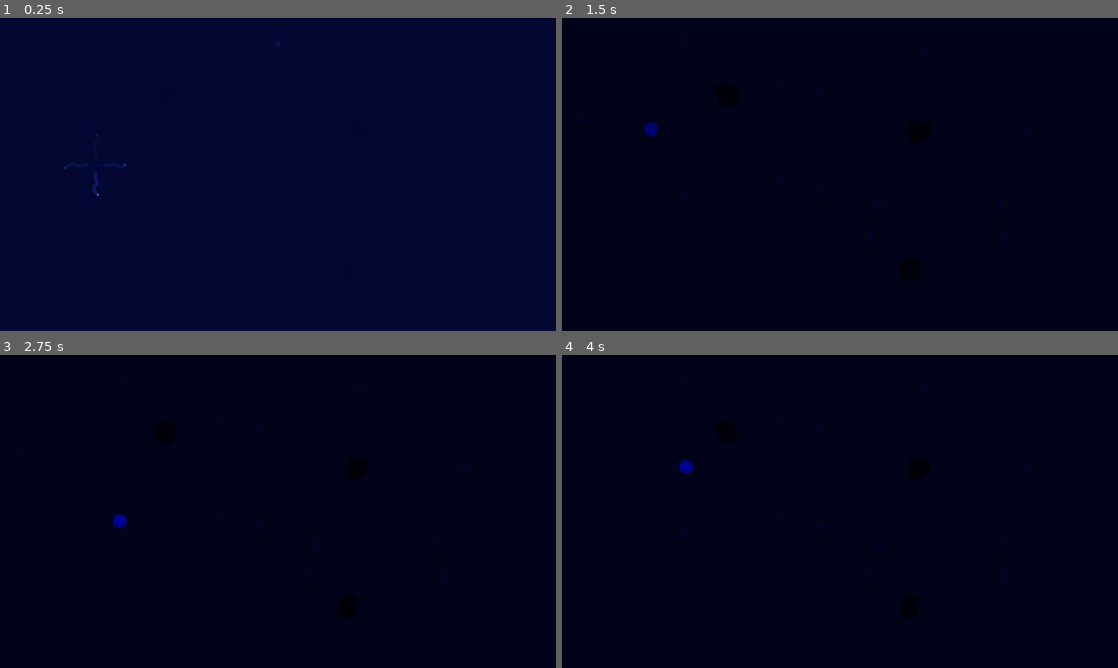
Above: before the commit, frames 1-4 (two rows, left to right).
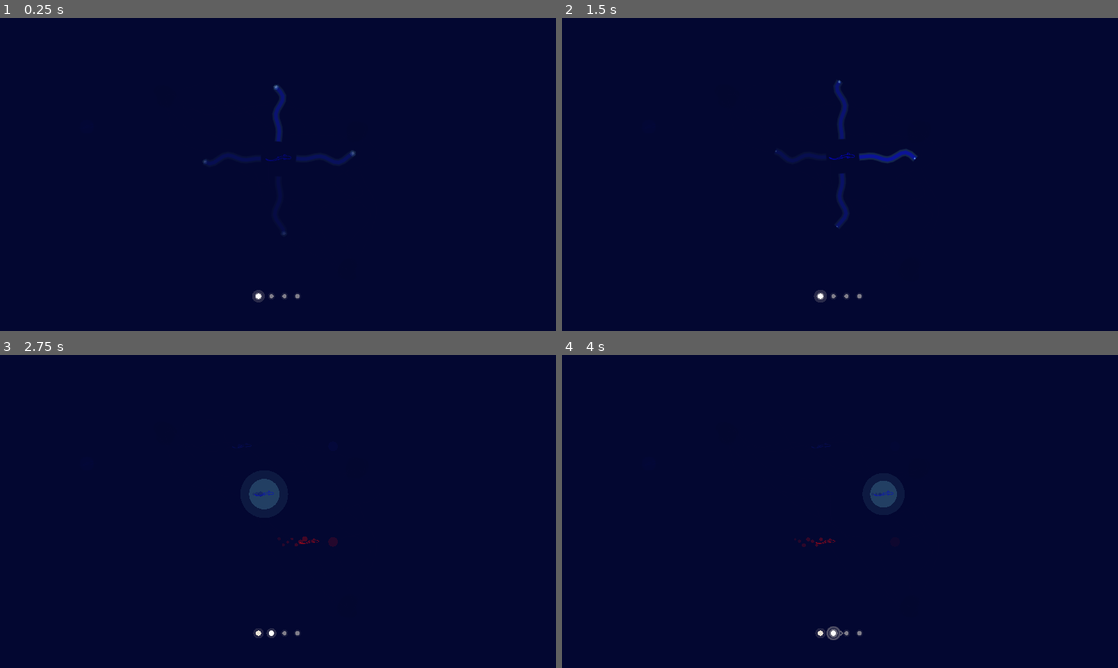
Above: after the commit, the same moments.

Repository: nurlopez/ictiopia
Game: Godot game, scene res://scenes/Main.tscn
Same seed, same stepped clock (60 frames per second), same inputs: the game is played once before the commit and once after it.
Inputs (mouse positions are in pixels of both pictures, inside the frame that each line leads up to):
- Up to frame 1 (0.25 s): no input
- Up to frame 2 (1.5 s): tap Enter at 0.5 s; move the mouse to (962, 158) at 0.52 s; hold Right (move_right) 0.53-1.28 s; hold Space (stabilize) 0.53-1.28 s; click (962, 158) at 0.67 s; move the mouse to (728, 190) at 1.27 s; hold Down (move_down) from 1.28 s (still down); tap Space (stabilize) at 1.35 s; click (728, 190) at 1.42 s
- Up to frame 3 (2.75 s): move the mouse to (333, 442) at 2.02 s; release Down (move_down) at 2.03 s; hold Right (move_right) from 2.03 s (still down); hold Space (stabilize) from 2.03 s (still down); click (333, 442) at 2.17 s
- Up to frame 4 (4 s): move the mouse to (812, 574) at 2.77 s; release Right (move_right) at 2.78 s; release Space (stabilize) at 2.78 s; hold Up (move_up) 2.78-3.53 s; tap Space (stabilize) at 2.85 s; click (812, 574) at 2.92 s; move the mouse to (1006, 558) at 3.52 s; hold Left (move_left) from 3.53 s (still down); hold Space (stabilize) from 3.53 s (still down); click (1006, 558) at 3.67 s

The runs differ from the first frame. In frame 1, 0.6% of the frame differs, in the area x 11-64%, y 21-91%; in frame 2, 2.3%; in frame 3, 2.3%; in frame 4, 2.8%, in the area x 3-89%, y 6-96%.

Commit message:
feat: Added pictogram-only intro + minimal HUD

Diff:
--- a/levels/Level1.tscn
+++ b/levels/Level1.tscn
@@ -63,8 +63,6 @@
 [node name="Portal" parent="." instance=ExtResource("6_i25xe")]
 unique_name_in_owner = true
 position = Vector2(300, 580)
-ring_width = 1.0
-wobble_strength = 1.0
 
 [node name="LevelController" type="Node" parent="."]
 unique_name_in_owner = true
--- a/levels/speed_label.gd
+++ b/levels/speed_label.gd
@@ -5,7 +5,7 @@
 
 @onready var ictio := get_node_or_null("%Ictio")
 
-# Match these to your collectible defaults for accurate feedback
+# Match these to your lightnode defaults for accurate feedback
 @export var min_effective_speed: float = 40.0
 @export var max_effective_speed: float = 160.0
 
--- a/scenes/environment/portal.gd
+++ b/scenes/environment/portal.gd
@@ -15,10 +15,10 @@
 @export var ring_count: int = 2
 @export var base_radius: float = 12.0
 @export var ring_spacing: float = 10.0
-@export var ring_width: float = 6.0
+@export var ring_width: float = 1.0
 
 # Organic wobble controls
-@export var wobble_strength: float = 0.08 # how “wavy” the membrane is
+@export var wobble_strength: float = 1 # how “wavy” the membrane is
 @export var wobble_speed: float = 0.8 # how fast it flows
 @export var wobble_freq_1: float = 3.0 # big undulations
 @export var wobble_freq_2: float = 7.0 # small ripples
--- a/scenes/ui/LevelIntro.tscn
+++ b/scenes/ui/LevelIntro.tscn
@@ -26,19 +26,19 @@
 color = Color(0.015, 0.03, 0.2, 0.92)
 
 [node name="Step1" type="Node2D" parent="."]
-position = Vector2(220, 340)
+position = Vector2(640, 320)
 script = ExtResource("2_move")
 
 [node name="Step2" type="Node2D" parent="."]
-position = Vector2(460, 340)
+position = Vector2(640, 320)
 script = ExtResource("3_speed")
 
 [node name="Step3" type="Node2D" parent="."]
-position = Vector2(700, 340)
+position = Vector2(640, 320)
 script = ExtResource("4_lnode")
 
 [node name="Step4" type="Node2D" parent="."]
-position = Vector2(940, 340)
+position = Vector2(640, 320)
 script = ExtResource("5_portal")
 
 [node name="AmbientGlow" type="PointLight2D" parent="."]
--- a/scenes/ui/intro_step_lightnode.gd
+++ b/scenes/ui/intro_step_lightnode.gd
@@ -18,6 +18,11 @@
 var _lit_color := Color(0.953, 0.027, 0.043, 1.0)
 var _fish_color := Color(0.012, 0.012, 0.804, 0.9)
 var _glow_color := Color(0.953, 0.027, 0.043, 0.2)
+var _time_offset: float = 0.0
+
+
+func reset_animation() -> void:
+	_time_offset = Time.get_ticks_msec() / 1000.0
 
 
 func _ready() -> void:
@@ -31,7 +36,7 @@
 
 
 func _draw() -> void:
-	var t := Time.get_ticks_msec() / 1000.0
+	var t := (Time.get_ticks_msec() / 1000.0) - _time_offset
 	var cycle_t := fmod(t, CYCLE_DURATION)
 
 	# Lightnode position (right of center)
--- a/scenes/ui/intro_step_movement.gd
+++ b/scenes/ui/intro_step_movement.gd
@@ -4,6 +4,11 @@
 
 var _fish_tex: Texture2D
 var _fish_size := Vector2(32, 32)
+var _time_offset: float = 0.0
+
+
+func reset_animation() -> void:
+	_time_offset = Time.get_ticks_msec() / 1000.0
 
 
 func _ready() -> void:
@@ -16,7 +21,7 @@
 
 
 func _draw() -> void:
-	var t := Time.get_ticks_msec() / 1000.0
+	var t := (Time.get_ticks_msec() / 1000.0) - _time_offset
 
 	# Fish bob gently
 	var bob := Vector2(sin(t * 0.9) * 2.0, cos(t * 1.1) * 1.5)
--- a/scenes/ui/intro_step_portal.gd
+++ b/scenes/ui/intro_step_portal.gd
@@ -10,7 +10,7 @@
 # Portal visual settings (matching portal.gd)
 var ring_color := Color(0.5, 0.92, 1.0, 0.55)
 var core_color := Color(0.85, 0.95, 1.0, 0.4)
-var wobble_strength: float = 0.08
+var wobble_strength: float = 1.0
 var wobble_speed: float = 0.8
 var wobble_freq_1: float = 3.0
 var wobble_freq_2: float = 7.0
@@ -18,12 +18,17 @@
 var _lit_color := Color(0.953, 0.027, 0.043, 1.0)
 var _glow_color := Color(0.953, 0.027, 0.043, 0.2)
 var _fish_color := Color(0.012, 0.012, 0.804, 0.9)
+var _time_offset: float = 0.0
 
 const CYCLE_DURATION: float = 5.0
 const NODES_LIT_END: float = 1.5    # lightnodes light up
 const PORTAL_OPEN_END: float = 2.5  # portal appears
 const FISH_ENTER_END: float = 4.0   # fish swims into portal
 # 4.0 - 5.0 = reset
+
+
+func reset_animation() -> void:
+	_time_offset = Time.get_ticks_msec() / 1000.0
 
 
 func _ready() -> void:
@@ -37,7 +42,7 @@
 
 
 func _draw() -> void:
-	var t := Time.get_ticks_msec() / 1000.0
+	var t := (Time.get_ticks_msec() / 1000.0) - _time_offset
 	var cycle_t := fmod(t, CYCLE_DURATION)
 
 	# --- Three lit lightnodes at top ---
@@ -135,13 +140,13 @@
 
 		var ring_alpha: float = ring_color.a * alpha * (1.0 - fi * 0.18)
 		var col := Color(ring_color.r, ring_color.g, ring_color.b, ring_alpha)
-		var width: float = 3.0 * (0.85 - fi * 0.20) * (0.9 + sin(t * 1.05 + fi) * 0.10)
+		var width: float = 1.0 * (0.85 - fi * 0.20) * (0.9 + sin(t * 1.05 + fi) * 0.10)
 
 		_draw_membrane_arc(center, radius, start_angle, end_angle, col, width, fi * 10.0 + 1.3, t)
 
 		# Glow
 		var glow_col := Color(col.r, col.g, col.b, ring_alpha * 0.22)
-		_draw_membrane_arc(center, radius, start_angle, end_angle, glow_col, width + 3.0, fi * 10.0 + 9.7, t)
+		_draw_membrane_arc(center, radius, start_angle, end_angle, glow_col, width + 5.0, fi * 10.0 + 9.7, t)
 
 
 func _membrane_radius(base: float, angle: float, t: float, seed: float) -> float:
--- a/scenes/ui/intro_step_speed.gd
+++ b/scenes/ui/intro_step_speed.gd
@@ -12,6 +12,11 @@
 var _glow_good := Color(0.5, 0.92, 1.0, 0.25)
 var _dim_trail := Color(0.027, 0.063, 0.455, 0.25)
 var _red_trail := Color(0.953, 0.027, 0.043, 0.3)
+var _time_offset: float = 0.0
+
+
+func reset_animation() -> void:
+	_time_offset = Time.get_ticks_msec() / 1000.0
 
 
 func _ready() -> void:
@@ -24,7 +29,7 @@
 
 
 func _draw() -> void:
-	var t := Time.get_ticks_msec() / 1000.0
+	var t := (Time.get_ticks_msec() / 1000.0) - _time_offset
 
 	# Three rows, each offset vertically
 	var row_spacing: float = 50.0
--- a/scenes/ui/level_intro.gd
+++ b/scenes/ui/level_intro.gd
@@ -1,66 +1,144 @@
 extends Control
 
-## Visual-only level intro — pictogram instructions with staggered reveal.
-## No text. Teaches mechanics through animated pictograms.
+## Sequential carousel level intro — one pictogram at a time, player-paced.
+## Each step gets full-screen attention with progress dots and advance hint.
 
 signal intro_dismissed
 
 @export var level_number: int = 1
-@export var reveal_delay: float = 0.8   # seconds between each pictogram appearing
-@export var reveal_fade: float = 0.6    # fade-in duration per pictogram
-@export var dismiss_fade: float = 0.5   # fade-out when dismissed
-
-var _intro_start_time: float = 0.0
-var _intro_active: bool = true
+@export var enter_duration: float = 0.4
+@export var min_display_time: float = 1.2
+@export var slide_duration: float = 0.4
+@export var dismiss_fade: float = 0.5
+
+enum State { ENTERING, SHOWING, READY_TO_ADVANCE, TRANSITIONING, DISMISSED }
+
+var _state: State = State.ENTERING
+var _current_step: int = 0
 var _step_nodes: Array[Node2D] = []
+var _state_entered_at: float = 0.0
+var _dots_layer: Control
+
+const CENTER := Vector2(640, 320)
+const OFFSCREEN_LEFT := Vector2(-300, 320)
+const OFFSCREEN_RIGHT := Vector2(1580, 320)
+const STEP_SCALE := Vector2(2.2, 2.2)
+const DOTS_Y: float = 640.0
 
 
 func _ready() -> void:
-	_intro_start_time = Time.get_ticks_msec() / 1000.0
-
-	# Collect pictogram step children (Step1, Step2, etc.)
+	# Collect step children
 	for child in get_children():
 		if child is Node2D and child.name.begins_with("Step"):
 			_step_nodes.append(child)
 			child.modulate.a = 0.0
+			child.scale = STEP_SCALE
+			child.position = OFFSCREEN_RIGHT
 
 	mouse_filter = Control.MOUSE_FILTER_IGNORE
 
+	# Dots layer renders on top of overlay and steps
+	_dots_layer = Control.new()
+	_dots_layer.name = "DotsLayer"
+	_dots_layer.mouse_filter = Control.MOUSE_FILTER_IGNORE
+	_dots_layer.set_anchors_and_offsets_preset(Control.PRESET_FULL_RECT)
+	add_child(_dots_layer)
+	_dots_layer.draw.connect(_draw_dots)
+
+	# Start the first step
+	if _step_nodes.size() > 0:
+		_enter_step(0)
+
 
 func _process(_delta: float) -> void:
-	if not _intro_active:
-		return
-
-	# Update step alphas based on staggered timing
-	var elapsed: float = (Time.get_ticks_msec() / 1000.0) - _intro_start_time
-	for i in range(_step_nodes.size()):
-		var step_start: float = float(i) * reveal_delay
-		if elapsed < step_start:
-			_step_nodes[i].modulate.a = 0.0
+	if _state == State.DISMISSED:
+		return
+
+	# Transition from SHOWING to READY_TO_ADVANCE after min display time
+	if _state == State.SHOWING:
+		var elapsed := (Time.get_ticks_msec() / 1000.0) - _state_entered_at
+		if elapsed >= min_display_time:
+			_set_state(State.READY_TO_ADVANCE)
+
+	if _dots_layer:
+		_dots_layer.queue_redraw()
+
+
+func _unhandled_input(event: InputEvent) -> void:
+	if _state != State.READY_TO_ADVANCE:
+		return
+
+	var pressed := false
+	if event is InputEventKey and event.pressed and not event.echo:
+		pressed = true
+	elif event is InputEventMouseButton and event.pressed:
+		pressed = true
+	elif event is InputEventJoypadButton and event.pressed:
+		pressed = true
+
+	if pressed:
+		get_viewport().set_input_as_handled()
+		if _current_step >= _step_nodes.size() - 1:
+			_dismiss()
 		else:
-			var progress: float = clampf((elapsed - step_start) / reveal_fade, 0.0, 1.0)
-			# Ease out quad
-			_step_nodes[i].modulate.a = 1.0 - (1.0 - progress) * (1.0 - progress)
-
-	# Redraw level indicator + dismiss hint
-	queue_redraw()
-
-
-func _unhandled_input(event: InputEvent) -> void:
-	if not _intro_active:
-		return
-	if event is InputEventKey and event.pressed:
-		_dismiss()
-	elif event is InputEventMouseButton and event.pressed:
-		_dismiss()
-	elif event is InputEventJoypadButton and event.pressed:
-		_dismiss()
+			_advance()
+
+
+func _enter_step(index: int) -> void:
+	_current_step = index
+	_set_state(State.ENTERING)
+
+	var step := _step_nodes[index]
+	step.position = CENTER if index == 0 else OFFSCREEN_RIGHT
+	step.modulate.a = 0.0
+
+	# Reset animation so player sees full cycle
+	if step.has_method("reset_animation"):
+		step.reset_animation()
+
+	if index == 0:
+		# First step: fade in at center
+		var tween := create_tween()
+		tween.tween_property(step, "modulate:a", 1.0, enter_duration).set_ease(Tween.EASE_OUT)
+		tween.tween_callback(_on_enter_complete)
+	else:
+		# Subsequent steps: slide in from right (handled by _advance)
+		step.modulate.a = 1.0
+		var tween := create_tween()
+		tween.tween_property(step, "position", CENTER, slide_duration) \
+			.set_ease(Tween.EASE_OUT).set_trans(Tween.TRANS_CUBIC)
+		tween.tween_callback(_on_enter_complete)
+
+
+func _advance() -> void:
+	_set_state(State.TRANSITIONING)
+
+	var current := _step_nodes[_current_step]
+	var next_index := _current_step + 1
+	var next := _step_nodes[next_index]
+
+	# Prepare next step
+	next.position = OFFSCREEN_RIGHT
+	next.modulate.a = 1.0
+	if next.has_method("reset_animation"):
+		next.reset_animation()
+
+	# Parallel tweens: current slides left, next slides in from right
+	var tween := create_tween().set_parallel(true)
+	tween.tween_property(current, "position", OFFSCREEN_LEFT, slide_duration) \
+		.set_ease(Tween.EASE_IN).set_trans(Tween.TRANS_CUBIC)
+	tween.tween_property(current, "modulate:a", 0.0, slide_duration * 0.8)
+	tween.tween_property(next, "position", CENTER, slide_duration) \
+		.set_ease(Tween.EASE_OUT).set_trans(Tween.TRANS_CUBIC)
+
+	tween.chain().tween_callback(func():
+		_current_step = next_index
+		_on_enter_complete()
+	)
 
 
 func _dismiss() -> void:
-	if not _intro_active:
-		return
-	_intro_active = false
+	_set_state(State.DISMISSED)
 
 	var tween := create_tween()
 	tween.tween_property(self, "modulate:a", 0.0, dismiss_fade).set_ease(Tween.EASE_IN)
@@ -69,37 +147,68 @@
 	queue_free()
 
 
-func _draw() -> void:
+func _on_enter_complete() -> void:
+	_set_state(State.SHOWING)
+
+
+func _set_state(new_state: State) -> void:
+	_state = new_state
+	_state_entered_at = Time.get_ticks_msec() / 1000.0
+
+
+func _draw_dots() -> void:
+	if _state == State.DISMISSED:
+		return
+
 	var t := Time.get_ticks_msec() / 1000.0
-
-	# --- Level indicator: N pulsing orbs at top center ---
-	var indicator_y: float = 60.0
-	var indicator_center_x: float = size.x * 0.5
-	var orb_spacing: float = 30.0
-	var start_x: float = indicator_center_x - (float(level_number - 1) * orb_spacing) / 2.0
-
-	for i in range(level_number):
-		var pos := Vector2(start_x + float(i) * orb_spacing, indicator_y)
-		var pulse: float = 1.0 + sin(t * 1.4 + float(i) * 0.8) * 0.15
-		var radius: float = 8.0 * pulse
-
-		# Outer glow layers
-		draw_circle(pos, radius * 3.0, Color(0.012, 0.012, 0.804, 0.06))
-		draw_circle(pos, radius * 2.0, Color(0.012, 0.012, 0.804, 0.12))
-		# Core orb
-		draw_circle(pos, radius, Color(0.5, 0.92, 1.0, 0.7))
-
-	# --- Dismiss hint: pulsing orb at bottom center ---
-	var elapsed: float = t - _intro_start_time
-	# Only show after all pictograms have revealed
-	var show_after: float = float(_step_nodes.size()) * reveal_delay + reveal_fade
-	if elapsed > show_after:
-		var hint_alpha: float = clampf((elapsed - show_after) / 0.8, 0.0, 1.0)
-		var hint_pos := Vector2(size.x * 0.5, size.y - 50.0)
-		var hint_pulse: float = 0.5 + sin(t * 1.8) * 0.3
-		var base_alpha: float = hint_alpha * hint_pulse
-
-		# Soft pulsing glow
-		draw_circle(hint_pos, 14.0, Color(0.5, 0.92, 1.0, base_alpha * 0.08))
-		draw_circle(hint_pos, 8.0, Color(0.5, 0.92, 1.0, base_alpha * 0.2))
-		draw_circle(hint_pos, 4.0, Color(0.85, 0.95, 1.0, base_alpha * 0.5))
+	var total_steps := _step_nodes.size()
+	if total_steps == 0:
+		return
+
+	# --- Progress dots at bottom ---
+	var dot_spacing: float = 30.0
+	var dots_start_x: float = _dots_layer.size.x * 0.5 - (float(total_steps - 1) * dot_spacing) / 2.0
+
+	for i in range(total_steps):
+		var dot_pos := Vector2(dots_start_x + float(i) * dot_spacing, DOTS_Y)
+
+		if i < _current_step:
+			# Completed: warm white with glow
+			_dots_layer.draw_circle(dot_pos, 12.0, Color(1.0, 0.95, 0.85, 0.12))
+			_dots_layer.draw_circle(dot_pos, 6.0, Color(1.0, 0.97, 0.9, 0.9))
+		elif i == _current_step:
+			# Current: bright white pulsing
+			var pulse: float = 1.0 + sin(t * 2.0) * 0.2
+			_dots_layer.draw_circle(dot_pos, 14.0 * pulse, Color(1.0, 0.95, 0.85, 0.15))
+			_dots_layer.draw_circle(dot_pos, 8.0 * pulse, Color(1.0, 0.97, 0.9, 0.3))
+			_dots_layer.draw_circle(dot_pos, 6.0, Color(1.0, 1.0, 1.0, 1.0))
+		else:
+			# Future: visible warm white, subdued
+			_dots_layer.draw_circle(dot_pos, 8.0, Color(1.0, 0.95, 0.85, 0.08))
+			_dots_layer.draw_circle(dot_pos, 5.0, Color(1.0, 0.97, 0.9, 0.45))
+
+	# --- Advance hint: breathing ring + chevron when ready ---
+	if _state == State.READY_TO_ADVANCE:
+		var hint_alpha := clampf((t - _state_entered_at) / 0.5, 0.0, 1.0)
+		var current_dot_pos := Vector2(
+			dots_start_x + float(_current_step) * dot_spacing, DOTS_Y
+		)
+
+		# Breathing ring around current dot
+		var ring_pulse: float = 1.0 + sin(t * 1.8) * 0.2
+		var ring_alpha: float = hint_alpha * (0.3 + sin(t * 1.8) * 0.15)
+		_dots_layer.draw_arc(current_dot_pos, 14.0 * ring_pulse, 0, TAU, 32,
+			Color(1.0, 0.97, 0.9, ring_alpha), 1.5, true)
+
+		# Small chevron to the right of current dot
+		var chevron_x: float = current_dot_pos.x + 18.0
+		var chevron_y: float = current_dot_pos.y
+		var bounce: float = sin(t * 2.5) * 2.0
+		var chevron_color := Color(1.0, 0.97, 0.9, hint_alpha * 0.6)
+
+		var chevron_pts := PackedVector2Array([
+			Vector2(chevron_x + bounce, chevron_y - 5.0),
+			Vector2(chevron_x + 5.0 + bounce, chevron_y),
+			Vector2(chevron_x + bounce, chevron_y + 5.0),
+		])
+		_dots_layer.draw_polyline(chevron_pts, chevron_color, 1.5, true)
